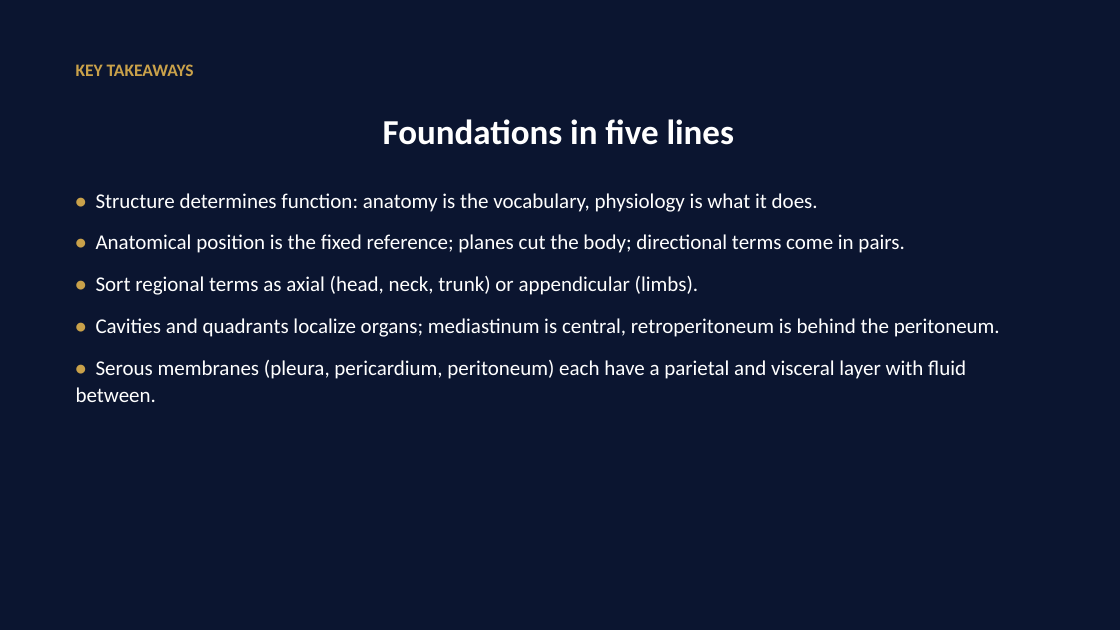
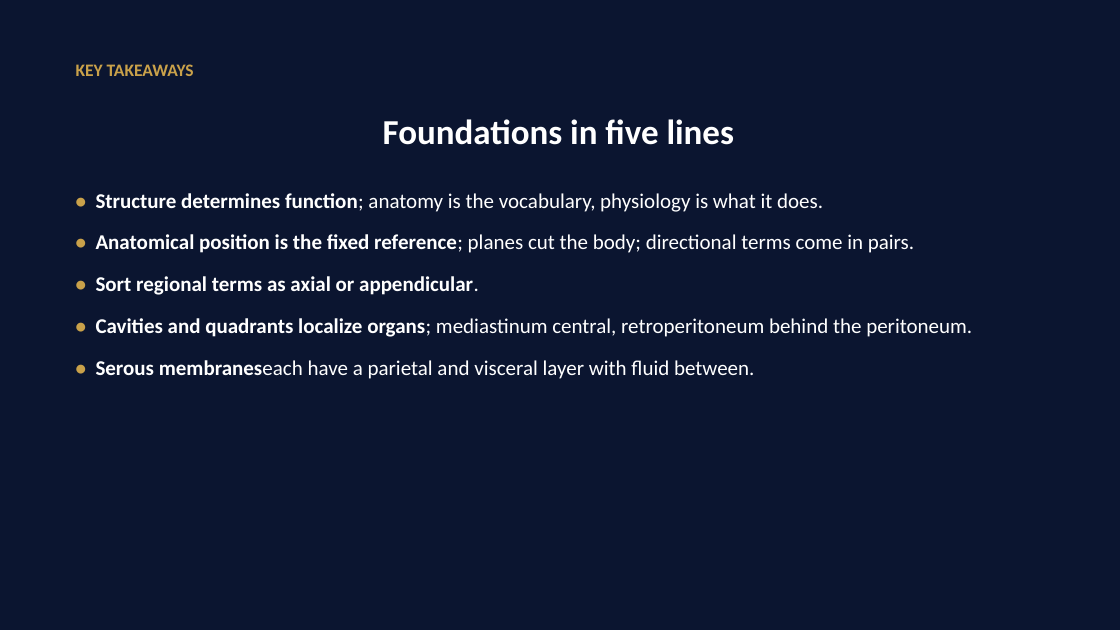
Before and after one commit to drsrennie-stack/A-P-lecture-core, a slide deck: slide 30 of Foundations-Human-Anatomy.pptx (slide 34 before the commit). Drawn at 1120x630 pixels with LibreOffice and Linux fonts; fonts in the diff are those of the drawing. Boxes give left, top, right and bottom in pixels: in the first picture for what was removed or moved away, otherwise in the second. Text is boxed around its words. In the diff, an @@ line names an element or a change of style, - is before the commit and + after.

```diff
--- a/Foundations-Human-Anatomy.pptx
+++ b/Foundations-Human-Anatomy.pptx
@@ text at [96, 193, 823, 212]: text changed @@
-• Structure determines function: anatomy is the vocabulary, physiology is what it does.
+• Structure determines function; anatomy is the vocabulary, physiology is what it does.
@@ text at [96, 234, 914, 253]: bold on in "Anatomical position is the fixed reference;" @@
@@ text at [96, 276, 972, 379]: text changed @@
-• Sort regional terms as axial (head, neck, trunk) or appendicular (limbs).
-• Cavities and quadrants localize organs; mediastinum is central, retroperitoneum is behind the peritoneum.
-• Serous membranes (pleura, pericardium, peritoneum) each have a parietal and visceral layer with fluid between.
+• Sort regional terms as axial or appendicular.
+• Cavities and quadrants localize organs; mediastinum central, retroperitoneum behind the peritoneum.
+• Serous membraneseach have a parietal and visceral layer with fluid between.
```
Also in this commit, not shown: 21 other slides changed, 1 slide added, 5 slides removed, 1 other file.
